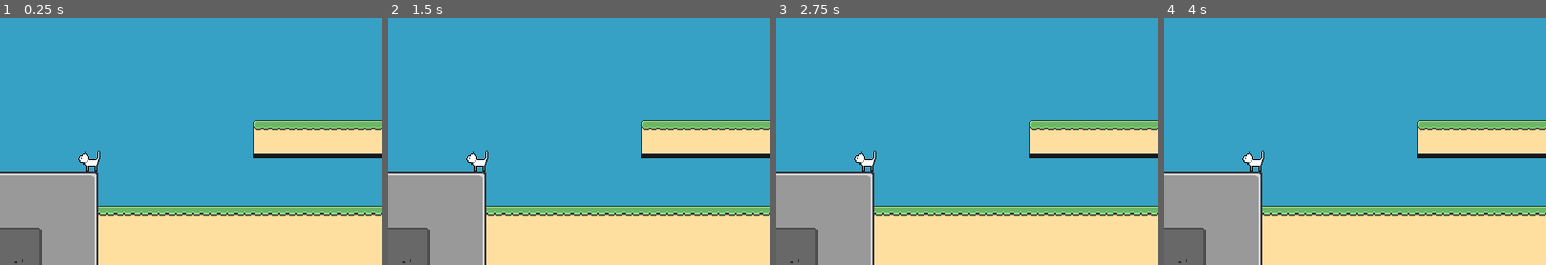
Above: before the commit, frames 1-4 (left to right).
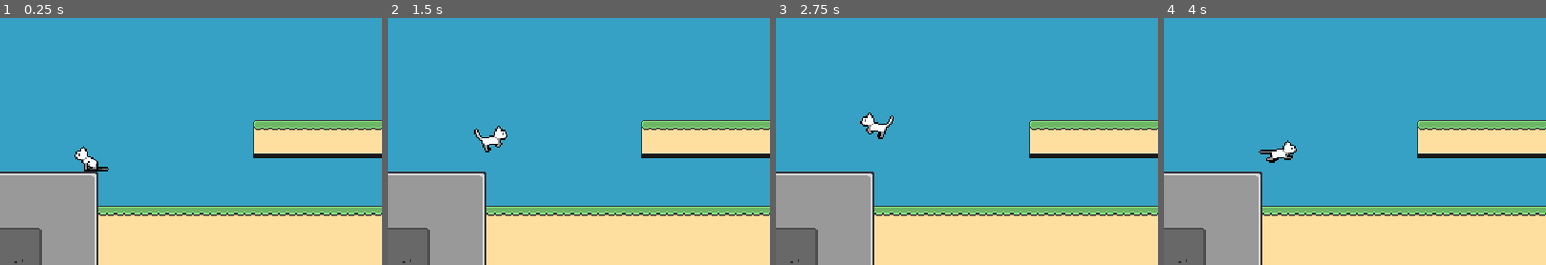
Above: after the commit, the same moments.

Repository: t0qen/juxtra-game
Game: Godot game, scene res://scenes/local_multiplayer.tscn
The game is run twice, just before and just after one commit, with the same random seed, the same clock (stepped at 60 frames per second) and the same inputs. The project has no main scene, so this scene is started directly.
Inputs:
- Up to frame 1 (0.25 s): no input
- Up to frame 2 (1.5 s): tap Enter (ui_accept) at 0.5, 0.6 s; hold D (move_right_1, bound only after the commit) from 0.53 s (still down); tap Z (jump_1, bound only after the commit) at 0.77, 0.8, 1.07, 1.35 s
- Up to frame 3 (2.75 s): tap Z (jump_1, bound only after the commit) at 1.52, 1.82 s; tap S (jump_1, bound only before the commit) at 1.55, 2.1 s; release D (move_right_1, bound only after the commit) at 2.03 s; hold Q (move_left_1, bound only after the commit) from 2.03 s (still down); tap Enter (ui_accept) at 2.3 s
- Up to frame 4 (4 s): release Q (move_left_1, bound only after the commit) at 2.78 s; hold D (move_right_1, bound only after the commit) from 2.78 s (still down); tap X (dash_1) at 2.85 s; tap Z (jump_1, bound only after the commit) at 3.02, 3.05, 3.32, 3.77 s; tap Enter (ui_accept) at 3.6 s; tap S (jump_1, bound only before the commit) at 3.8 s
The pictures show only the part of the screen within x 0-50%, y 43-93%; the shares and areas given below are measured in that part.

The runs differ from the first frame. In frame 1, 0.3% of the frame differs, in the area x 19-29%, y 51-63%; in frame 2, 0.6%; in frame 3, 0.7%, in the area x 20-31%, y 38-63%; in frame 4, 0.6%.

Commit message:
coding basic player code

Diff:
--- a/project.godot
+++ b/project.godot
@@ -10,7 +10,7 @@
 
 [application]
 
-config/name="Juxtra"
+config/name="Juxtra-game"
 config/version="0.1"
 config/features=PackedStringArray("4.3", "GL Compatibility")
 config/icon="res://icon.svg"
@@ -34,37 +34,27 @@
 
 move_left_1={
 "deadzone": 0.5,
-"events": [Object(InputEventKey,"resource_local_to_scene":fa …(120 unchanged characters)… essed":false,"pressed":false,"keycode":87,"physical_keycode":0,"key_label":0,"unicode":119,"location":0,"echo":false,"script":null)
+"events": [Object(InputEventKey,"resource_local_to_scene":fa …(120 unchanged characters)… essed":false,"pressed":false,"keycode":81,"physical_keycode":0,"key_label":0,"unicode":81,"location":0,"echo":false,"script":null)
 ]
 }
 move_right_1={
 "deadzone": 0.5,
-"events": [Object(InputEventKey,"resource_local_to_scene":fa …(120 unchanged characters)… essed":false,"pressed":false,"keycode":67,"physical_keycode":0,"key_label":0,"unicode":99,"location":0,"echo":false,"script":null)
-]
-}
-left_aim_1={
-"deadzone": 0.5,
-"events": [Object(InputEventKey,"resource_local_to_scene":false,"resource_name":"","device":-1,"window_id":0,"alt_pressed":false,"shift_pressed":false,"ctrl_pressed":false,"meta_pressed":false,"pressed":false,"keycode":65,"physical_keycode":0,"key_label":0,"unicode":97,"location":0,"echo":false,"script":null)
-]
-}
-right_aim_1={
-"deadzone": 0.5,
-"events": [Object(InputEventKey,"resource_local_to_scene":false,"resource_name":"","device":-1,"window_id":0,"alt_pressed":false,"shift_pressed":false,"ctrl_pressed":false,"meta_pressed":false,"pressed":false,"keycode":69,"physical_keycode":0,"key_label":0,"unicode":101,"location":0,"echo":false,"script":null)
-]
-}
-up_aim_1={
-"deadzone": 0.5,
-"events": [Object(InputEventKey,"resource_local_to_scene":false,"resource_name":"","device":-1,"window_id":0,"alt_pressed":false,"shift_pressed":false,"ctrl_pressed":false,"meta_pressed":false,"pressed":false,"keycode":90,"physical_keycode":0,"key_label":0,"unicode":122,"location":0,"echo":false,"script":null)
+"events": [Object(InputEventKey,"resource_local_to_scene":fa …(120 unchanged characters)… essed":false,"pressed":false,"keycode":68,"physical_keycode":0,"key_label":0,"unicode":68,"location":0,"echo":false,"script":null)
 ]
 }
 jump_1={
 "deadzone": 0.5,
-"events": [Object(InputEventKey,"resource_local_to_scene":fa …(119 unchanged characters)… ressed":false,"pressed":false,"keycode":83,"physical_keycode":0,"key_label":0,"unicode":115,"location":0,"echo":false,"script":null)
+"events": [Object(InputEventKey,"resource_local_to_scene":fa …(119 unchanged characters)… ressed":false,"pressed":false,"keycode":90,"physical_keycode":0,"key_label":0,"unicode":90,"location":0,"echo":false,"script":null)
 ]
 }
 dash_1={
 "deadzone": 0.5,
 "events": [Object(InputEventKey,"resource_local_to_scene":false,"resource_name":"","device":-1,"window_id":0,"alt_press …(192 unchanged characters)…
+]
+}
+down_1={
+"deadzone": 0.5,
+"events": [Object(InputEventKey,"resource_local_to_scene":false,"resource_name":"","device":-1,"window_id":0,"alt_pressed":false,"shift_pressed":false,"ctrl_pressed":false,"meta_pressed":false,"pressed":false,"keycode":83,"physical_keycode":0,"key_label":0,"unicode":115,"location":0,"echo":false,"script":null)
 ]
 }
 
--- a/scenes/local_multiplayer.tscn
+++ b/scenes/local_multiplayer.tscn
@@ -427,6 +427,7 @@
 
 [node name="Player" parent="." instance=ExtResource("2_yb62x")]
 position = Vector2(-271, -32)
+scale = Vector2(1.3, 1.3)
 
 [node name="Camera2D" type="Camera2D" parent="."]
 position = Vector2(0, -144)
--- a/scenes/player.tscn
+++ b/scenes/player.tscn
@@ -287,7 +287,7 @@
 }],
 "loop": true,
 "name": &"run_1",
-"speed": 20.0
+"speed": 30.0
 }, {
 "frames": [{
 "duration": 1.0,
@@ -316,7 +316,7 @@
 }],
 "loop": true,
 "name": &"run_2",
-"speed": 20.0
+"speed": 30.0
 }, {
 "frames": [{
 "duration": 1.0,
@@ -389,7 +389,7 @@
 texture_filter = 1
 position = Vector2(0, -8)
 sprite_frames = SubResource("SpriteFrames_pu5gm")
-animation = &"switch_to_idle_1"
+animation = &"run_2"
 
 [node name="Hitbox" type="CollisionShape2D" parent="."]
 position = Vector2(0, -9)
--- a/scenes/scripts/player.gd
+++ b/scenes/scripts/player.gd
@@ -1,18 +1,19 @@
 extends CharacterBody2D
 
-@export var base_speed : int = 100
-@export var air_speed : int = 80
-@export var jump_height : float = 15.0
-@export var jump_time_to_peak : float = 0.25
-@export var jump_time_to_fall : float = 0.15
+@export var base_speed : int = 120 # base speed of player, on ground
+@export var air_speed : int = 80 # it can change in air
+@export var jump_height : float = 75.0 # height of player's jump
+@export var jump_time_to_peak : float = 0.5
+@export var jump_time_to_fall : float = 0.2
 
+# jump maths
 @onready var jump_velocity : float = ((2.0 * jump_height) / jump_time_to_peak) * -1.0
 @onready var jump_gravity : float = ((-2.0 * jump_height) / (jump_time_to_fall * jump_time_to_peak)) * -1.0
 @onready var fall_gravity : float = ((-2.0 * jump_height) / (jump_time_to_fall * jump_time_to_fall)) * -1.0
 
-@onready var sprites: AnimatedSprite2D = $Sprites
+@onready var sprites: AnimatedSprite2D = $Sprites # get the animated sprite node from player
 
-enum STATE {
+enum STATE { # each states of player for finite state machine
 	IDLE,
 	RUN,
 	FLY,
@@ -20,124 +21,150 @@
 	WAIT
 }
 
-var current_state : STATE
+var current_state : STATE # where the current state of player will be stored
 var gravity : int = ProjectSettings.get_setting("physics/2d/default_gravity")
-var current_player : int = 1
-var current_speed : float = base_speed
-var want_to_jump : bool = false
-var direction : int = 0
-var want_to_dash : bool = false
+var current_player : int = 1 # wich player this script is for, can change for multiplayer
+var current_speed : float = base_speed # store the current speed
+var want_to_jump : bool = false # a bool to know if player want to jump
+var direction : int = 0 # the direction of player, maybe a Vector2 ? consider jump as direction ?
+var want_to_dash : bool = false # same for dash
 
-func _ready() -> void:
+func _ready() -> void: # first we set the state of player to idle
 	_set_state(STATE.IDLE)
+	set_player_1()
 
-func _physics_process(delta: float) -> void:
+func _physics_process(delta: float) -> void: # each frame we call this function to update player state, for example if he's not on ground we set his state to fall, etc
+	get_inputs()
 	_update_state(delta)
+	Engine.time_scale = 0.1
 
-func get_inputs():
-	if current_player == 1:
+func get_inputs(): # essential function to get player inputs, depend on wich player is
+	if current_player == 1: # if current player is 1 get input with player's 1 inputs
 		want_to_jump = Input.is_action_just_pressed("jump_1")
 		direction = Input.get_axis("move_left_1", "move_right_1")
 		want_to_dash = Input.is_action_just_pressed("dash_1")
+	# TODO player 2
 
-func _set_state(new_state: STATE) -> void:
-	if current_state == new_state:
+func _set_state(new_state: STATE) -> void: # simple function to change player's state
+	if current_state == new_state: # don't change if the requested state is the same that the current
 		return
-	_exit_state()
+	_exit_state() # exit transition for example if we exit fall state it means that player is on ground
 	current_state = new_state
-	_enter_state()
+	_enter_state() # enter transition for example jump : propulse player
 
-func _enter_state() -> void:
+func _enter_state() -> void: # enter transition, basiclly we play animations
 	match current_state:
-		STATE.IDLE: # Enter IDLE state logic
+		STATE.IDLE:
 			play_animation("idle")
-		STATE.RUN: # Enter WALK state logic
-			current_speed = base_speed
-			play_animation("walk")
-		STATE.JUMP: # Enter JUMP state logic
-			velocity.y = jump_velocity
+		STATE.RUN:
+			current_speed = base_speed # set on ground speed
+			play_animation("run")
+		STATE.JUMP:
+			velocity.y = jump_velocity # apply jump
 			play_animation("jump")
-		STATE.FLY: # Enter FALL state logic
-			current_speed = air_speed
+		STATE.FLY:
+			current_speed = air_speed # set air speed
 			play_animation("fly")
 
-func _exit_state() -> void:
+func _exit_state() -> void: # exit transition, nothing for now
 	match current_state:
-		STATE.IDLE: # Exit IDLE state logic
+		STATE.IDLE:
 			pass
 
-		STATE.RUN: # Exit WALK state logic
+		STATE.RUN:
 			pass
 
-		STATE.JUMP: # Exit JUMP state logic
+		STATE.JUMP:
 			pass
 
-		STATE.FLY: # Exit FALL state logic
+		STATE.FLY:
 			pass
 
-func _update_state(delta: float) -> void:
+func _update_state(delta: float) -> void:  # every behavior of each states  TO FINISH
 	match current_state:
-		STATE.IDLE: # Update IDLE state logic
-			if direction: # If left or right is pressed, start walking
+		STATE.IDLE:
+			if direction: # ef left or right is pressed, start walking
 				_set_state(STATE.RUN)
 			elif !is_on_floor(): # if not on floor, fall down
 				_set_state(STATE.FLY)
-			elif Input.is_action_just_pressed("ui_accept"):
+			elif want_to_jump: # jump action, come with inputs system
 				_set_state(STATE.JUMP) # if the jump button is pressed, then jump
 
-		STATE.RUN: # Update WALK state logic
+		STATE.RUN:
 			velocity.x = direction * current_speed # Set the move direction
 			flip_sprites()
 
-			if !is_on_floor(): # if not on floor, fall down
-				_set_state(STATE.FLY)
-			elif Input.is_action_just_pressed("ui_accept"):
+			# if not on floor, fall down so fly
+			if want_to_jump:
 				_set_state(STATE.JUMP) # if jump is pressed, jump
-			elif velocity.x == 0: # if standing still, then set idle
+			else:
+				if !is_on_floor():
+					_set_state(STATE.FLY)
+			if velocity.x == 0: # if standing still, then set idle
 				_set_state(STATE.IDLE)
 
 			move_and_slide()
 
-		STATE.JUMP: # Update JUMP state logic
-			velocity.x = direction * current_speed # Set the move direction
-			flip_sprites()
+		STATE.JUMP:
+			velocity.x = direction * current_speed # set the move direction
+			flip_sprites() # flip player's sprite with his direction
 
 			if !is_on_floor(): # if in the air, apply gravity
 				velocity.y += get_current_gravity() * delta
-				if velocity.y > 0: # after max height, change from JUMP to FALL
-					_set_state(STATE.FLY)
+
+			if is_on_floor():
+				print("ON FLOOR")
+				if direction:
+					_set_state(STATE.RUN)
+				else:
+					print("set idle")
+					_set_state(STATE.IDLE)
 
 			move_and_slide()
 
-		STATE.FLY: # Update FALL state logic
+		STATE.FLY:
 			velocity.x = direction * current_speed # Set the move direction
-			if velocity.x > 0: # Set Sprite direction
-				sprites.flip_h = true
-			elif velocity.x < 0:
-				sprites.flip_h = false
+			flip_sprites()
 			if is_on_floor(): # If the ground is reached, change back to idle
 				_set_state(STATE.IDLE)
 			else: # if still in the air, apply gravity
 				velocity.y += get_current_gravity() * delta
 			move_and_slide()
 
-func set_player_1():
+func set_player_1(): # we can choose for player 1 or player 2 when multiplayer, so keyboard will change
 	current_player = 1
 
 func set_player_2():
 	current_player = 2
 
-func play_animation(animation: String):
-	if  current_player == 1:
+func play_animation(animation: String): # play animation
+	if current_player == 1: # aniamtions with player's 1 skin
+		print(animation)
 		match animation:
 			"jump":
-				sprites.play("jump")
+				sprites.play("jump_1")
+			"run":
+				sprites.play("run_1")
+			"idle":
+				sprites.play("idle_1")
+			"fly":
+				sprites.play("fly_1")
+	elif current_player == 2: # aniamtions with player's 2 skin
+		match animation:
+			"jump":
+				sprites.play("jump_2")
+			"run":
+				sprites.play("run_2")
+			"idle":
+				sprites.play("idle_2")
+			"fly":
+				sprites.play("fly_2")
 
-func get_current_gravity() -> float:
+func get_current_gravity() -> float: # return gravity
 	return jump_gravity if velocity.y < 0.0 else fall_gravity
 
 func flip_sprites():
-	if velocity.x > 0: # Set Sprite direction
+	if velocity.x > 0: # set Sprite direction
 		sprites.flip_h = true
 	elif velocity.x < 0:
 		sprites.flip_h = false
Not shown, removed: todo.txt
